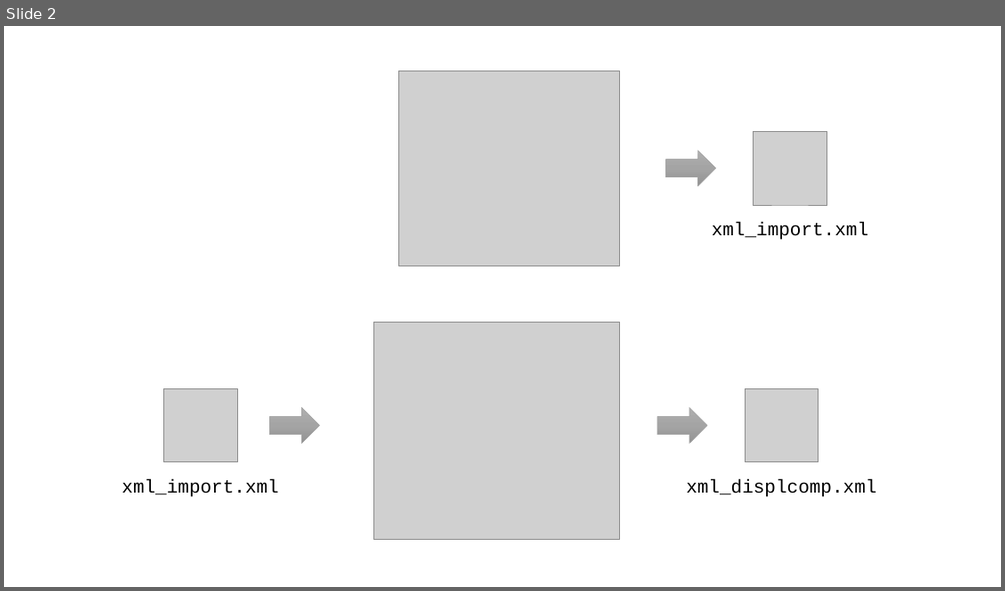
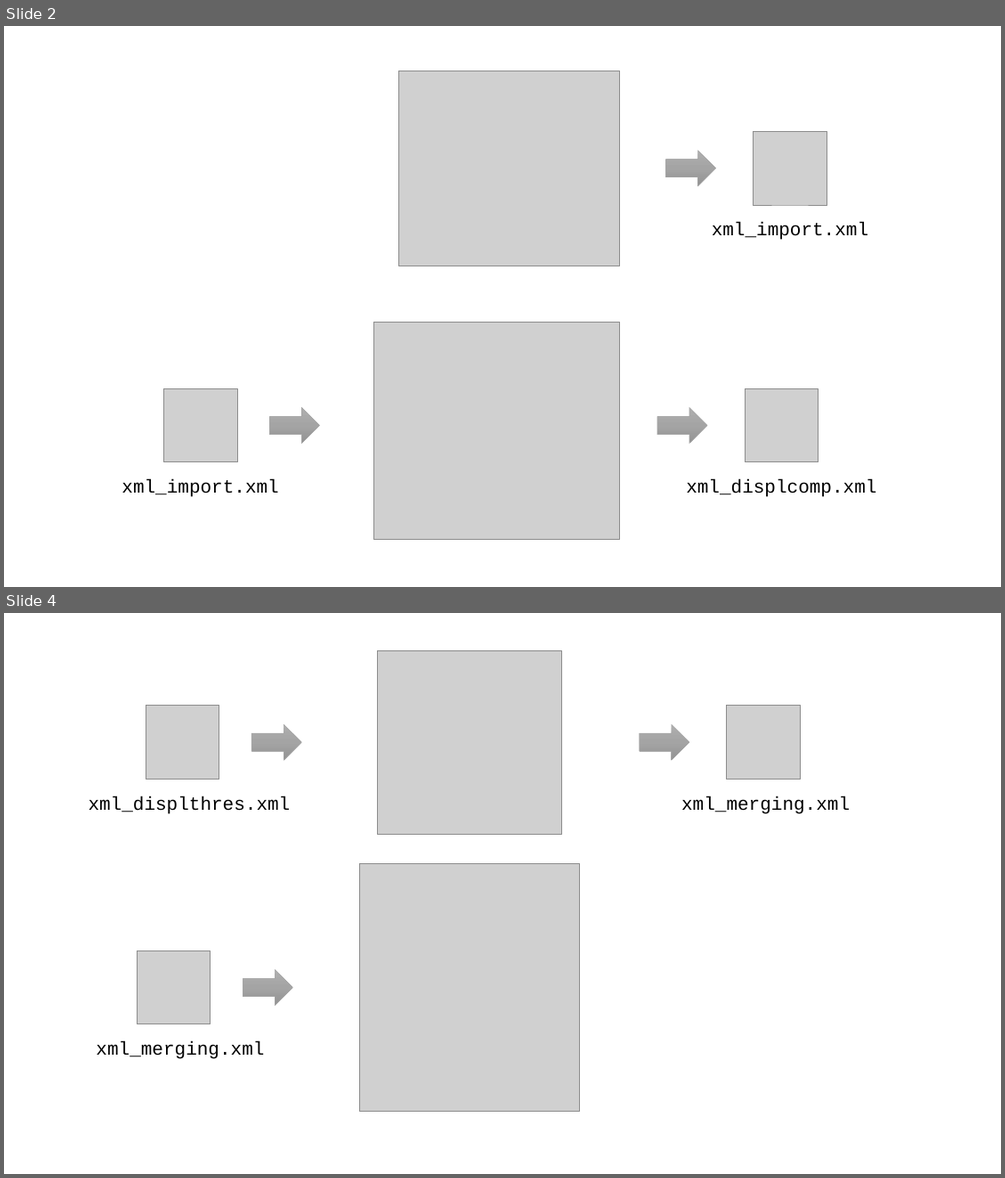
Before and after one commit to abria/TeraStitcher, a slide deck: images/icons.pptx. Shown one above the other, each under a label of ours: slide 2 before the commit, slides 2 and 4 after it; the slides between them are not shown. The pictures are 1005x591 and 1005x1178 pixels, drawn with LibreOffice and Linux fonts; fonts in the diff are those of the drawing; grey boxes stand for pictures. Boxes give left, top, right and bottom in pixels: in the first picture for what was removed or moved away, otherwise in the second. Text is boxed around its words. In the diff, an @@ line names an element or a change of style, - is before the commit and + after.

```diff
--- a/images/icons.pptx
+++ b/images/icons.pptx
@@ slide 4 added at <box>4,613,1001,1174</box>, background #FFFFFF @@
@@ group added at <box>89,650,850,835</box>: 3 pictures, 2 right arrows, 2 texts @@
+xml_displthres.xml
+xml_merging.xml
@@ group added at <box>96,863,579,1111</box>: 2 pictures, 1 right arrow, 1 text @@
+xml_merging.xml
```
Also in this commit, not shown: 1 slide changed, 2 other files.
